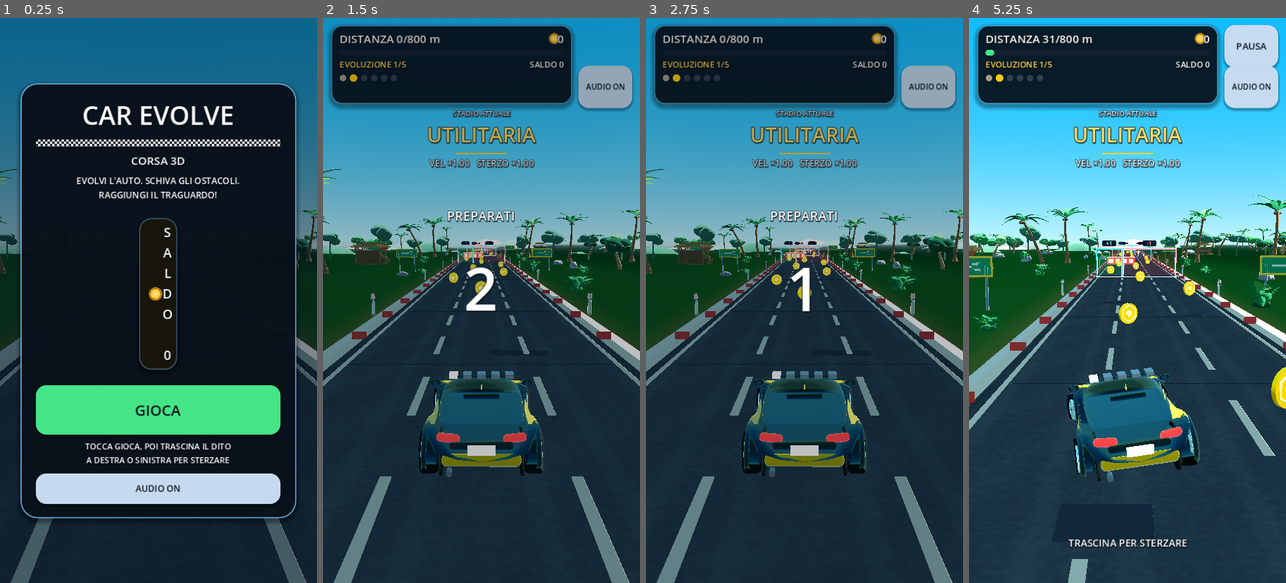
Above: before the commit, frames 1-4 (left to right).
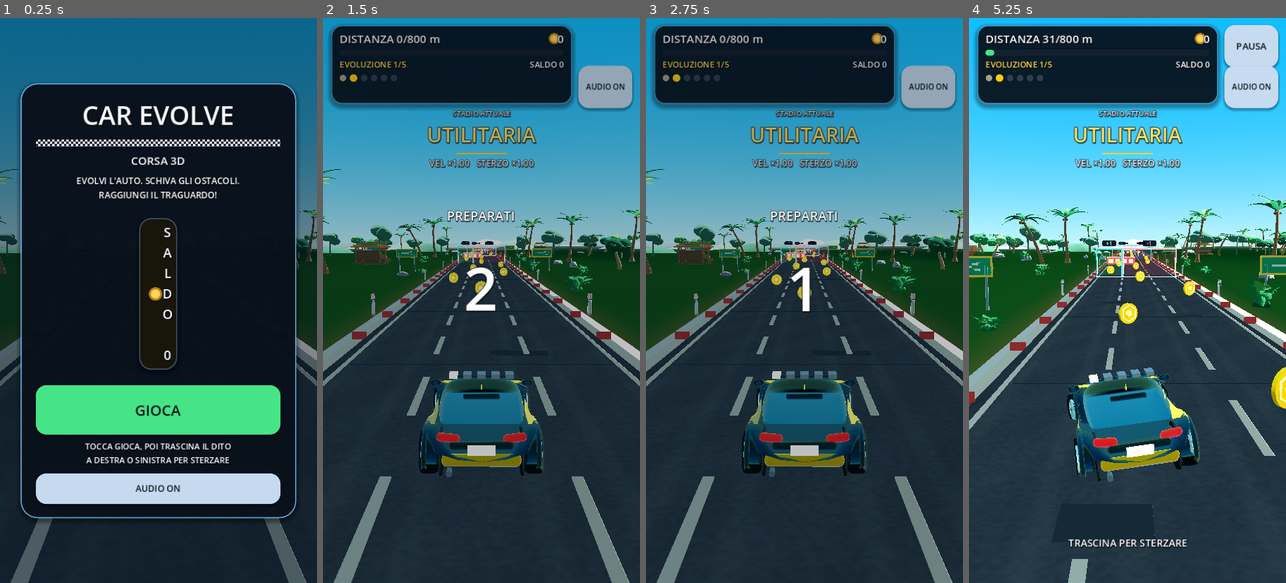
Above: after the commit, the same moments.

Repository: wraixxfn-create/GiocoMobile
Game: Godot game, scene res://scenes/Main.tscn
The game is run twice, just before and just after one commit, with the same random seed, the same clock (stepped at 60 frames per second) and the same inputs.
Inputs (mouse positions are in pixels of both pictures, inside the frame that each line leads up to):
- Up to frame 1 (0.25 s): no input
- Up to frame 2 (1.5 s): click "GIOCA" at 0.5 s; click "AUDIO ON" at 1.25 s
- Up to frame 3 (2.75 s): tap Enter at 2 s; move the mouse to (874, 272) at 2.02 s; hold Right (ui_right) from 2.03 s (still down); tap 1 at 2.1 s; click (874, 272) at 2.17 s
- Up to frame 4 (5.25 s): release Right (ui_right) at 2.75 s; drag from (1064, 328) to (1111, 413) at 2.77 s; move the mouse to (1159, 176) at 3.52 s; hold Right (ui_right) 3.53-4.25 s; tap 3 at 3.6 s; drag from (1111, 413) to (1032, 215) at 4.27 s; move the mouse to (1222, 385) at 5.02 s; hold Left (ui_left) from 5.03 s (still down); tap 5 at 5.1 s

The runs differ from the first frame. In frame 1, less than 0.1% of the frame differs, in the area x 0-95%, y 41-43%; in frame 2, 1.6%; in frame 3, 1.6%; in frame 4, 1.8%, in the area x 2-100%, y 40-76%.

Commit message:
art: auto più gialla (tetto verniciato, vetri tersi), sponde più dolci, nebbia più lontana
Co-authored-by: arena-agent <297053741+arena-agent@users.noreply.github.com>

Diff:
--- a/scripts/player/CarModelBuilder.gd
+++ b/scripts/player/CarModelBuilder.gd
@@ -137,7 +137,7 @@
 		"glass_bottom_f": 0.84,
 		"pillars_b": Vector2(0.46, 0.53),
 		"pillars_c": Vector2(0.80, 0.95),
-		"roof_split": 0.80,
+		"roof_split": 0.62,
 		"a_pillars": true,
 		"clad_split": 0.20,
 		"arch_gap": 0.05,
@@ -611,7 +611,7 @@
 	# Fari anteriori: guscio scuro + lente emissiva, ancorati alla spalla
 	# del muso. La hypercar usa una barra luminosa continua.
 	var head_material := MaterialFactory.unique_emissive(profile.headlight_color, 1.4)
-	var tail_material := MaterialFactory.unique_emissive(profile.taillight_color, 1.3)
+	var tail_material := MaterialFactory.unique_emissive(profile.taillight_color.darkened(0.12), 0.6)
 	if String(bp["light_style"]) == "bar":
 		var bar := _instance(
 			"HeadBar", CarBodyFactory.build_capsule(0.045, hw * 1.24), head_material,
@@ -903,7 +903,7 @@
 		# Vetro scuro, non uno specchio azzurro: con riflesso pieno il lunotto
 		# posteriore diventava la superficie più grande e più chiara dell'auto.
 		"glass": MaterialFactory.stage_material(
-			profile.level, "glass", profile.glass_color.darkened(0.30), 0.38, 0.10
+			profile.level, "glass", profile.glass_color.darkened(0.15), 0.14, 0.35
 		),
 		"rim": MaterialFactory.stage_material(
 			profile.level, "rim", profile.rim_color, 0.20, 0.80
--- a/scripts/scenery/SceneryGroundField.gd
+++ b/scripts/scenery/SceneryGroundField.gd
@@ -22,7 +22,7 @@
 const FLOWER_INSTANCES: int = 420
 const SAND_INNER: float = 3.72
 const SAND_OUTER: float = 4.85
-const GRASS_START: float = 7.0
+const GRASS_START: float = 5.6
 
 static var _tuft_mesh: Mesh = null
 static var _flower_mesh: Mesh = null
@@ -55,11 +55,12 @@
 ## lontano, con creste che diventano colline verso l'orizzonte.
 static func height_at(x: float, z: float) -> float:
 	var distance := absf(x)
-	var near_flat := smoothstep(9.0, 34.0, distance)
+	# Sponde basse vicino alla pista: niente "muri verdi" dietro l'auto.
+	var near_flat := smoothstep(13.0, 46.0, distance)
 	var rolling := (
-		sin(z * 0.019 + x * 0.008) * 1.35
-		+ sin(z * 0.0087 - 0.7) * 2.10
-		+ sin(x * 0.028 + z * 0.0041 + 1.7) * 0.75
+		sin(z * 0.019 + x * 0.008) * 0.85
+		+ sin(z * 0.0087 - 0.7) * 1.20
+		+ sin(x * 0.028 + z * 0.0041 + 1.7) * 0.50
 	)
 	var ridge := smoothstep(70.0, 210.0, distance) * (4.2 + sin(z * 0.0055 + 1.2) * 2.8)
 	return -0.12 + near_flat * rolling + ridge
--- a/scripts/scenery/SceneryPalette.gd
+++ b/scripts/scenery/SceneryPalette.gd
@@ -23,7 +23,7 @@
 const SKY_HORIZON := Color(0.62, 0.83, 0.88)
 const SKY_GROUND := Color(0.30, 0.46, 0.38)
 const SUN_COLOR := Color(1.0, 0.95, 0.84)
-const AMBIENT_COLOR := Color(0.78, 0.90, 1.0)
+const AMBIENT_COLOR := Color(0.86, 0.91, 0.97)
 const FOG_COLOR := Color(0.66, 0.82, 0.84)
 
 # ----------------------------------------------------------------- Strada ---
--- a/scripts/scenery/TropicalTheme.gd
+++ b/scripts/scenery/TropicalTheme.gd
@@ -21,7 +21,7 @@
 const SHADOW_DISTANCE: float = 58.0
 const SHADOW_OPACITY: float = 0.82
 const SHADOW_BLUR: float = 1.6
-const FOG_BEGIN: float = 150.0
+const FOG_BEGIN: float = 165.0
 const FOG_END: float = 460.0
 
 
Binary file added: docs/screenshots/_tmp/line_seam.png
Binary file added: docs/screenshots/_tmp/line_seam2.png
